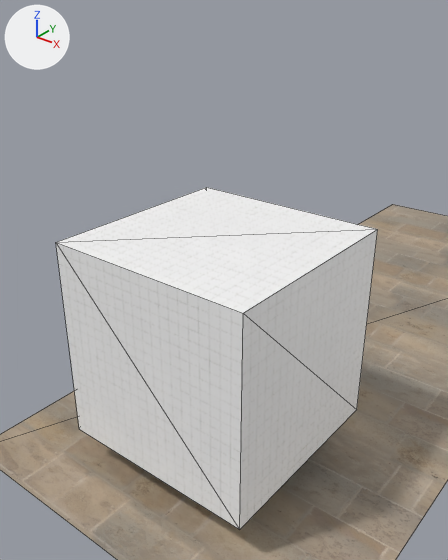
Renders of the glTF model resources/models/mall/mall.gltf from each side of a commit.
One viewpoint serves both versions: a 50 mm camera at (3.17, -7.31, 4.39) aimed at (-0.05, -3.29, 1.9). The axes (+X, +Y, +Z) are drawn at upper left. The lights are the same throughout. Mesh edges are drawn as thin lines. Where no turn or scale is listed for an object, it has been applied to the vertices.
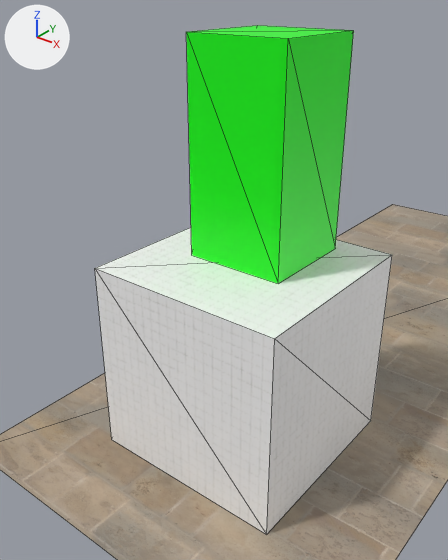
Commit message: add spawn

Where the change shows, as pixel boxes [x1, y1, x2, y2] in the pictures (448 x 560 px):
'Cube', moved
    before: [56, 187, 377, 529]
    after: [95, 227, 392, 535]
'Cube.001', added (green)
    after: [186, 25, 354, 284]

Diff of the bpy script that builds the scene:
```diff
--- a/resources/models/mall/mall.gltf.py
+++ b/resources/models/mall/mall.gltf.py
@@ img_spawn @@
+img_spawn = load_image('spawn', '_unpacked/spawn', 1, 1, 'sRGB')
@@ mat_spawn @@
+mat_spawn = principled_material('spawn')
+mat_spawn.texture = img_spawn
@@ me_cube_001 @@
+me_cube_001.from_pydata(...)  # a box spanning x -0.5..0.5, y 0.28..1.28, z -1.0..1.0
+me_cube_001.materials.append(mat_spawn)  # picture img_spawn
@@ ob_cube @@
 ob_cube = bpy.data.objects.new('Cube', me_cube)
-ob_cube.location = (-0.015, -3.375, 1.371)
+ob_cube.location = (0.0, -3.0, 1.0)
@@ ob_cube_001 @@
+ob_cube_001 = bpy.data.objects.new('Cube.001', me_cube_001)
+ob_cube_001.location = (0.0, -3.5, 3.0)
```
